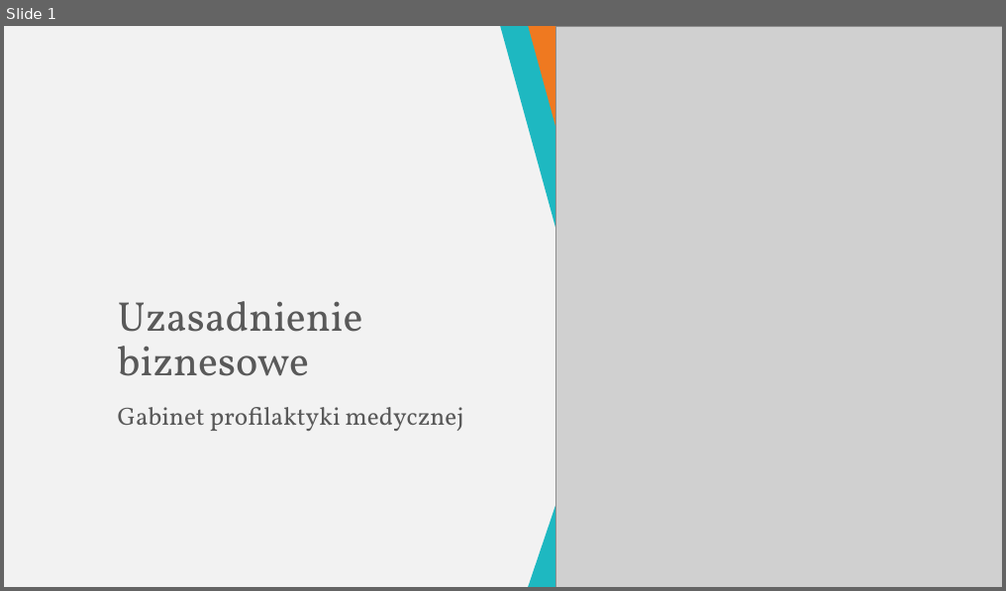
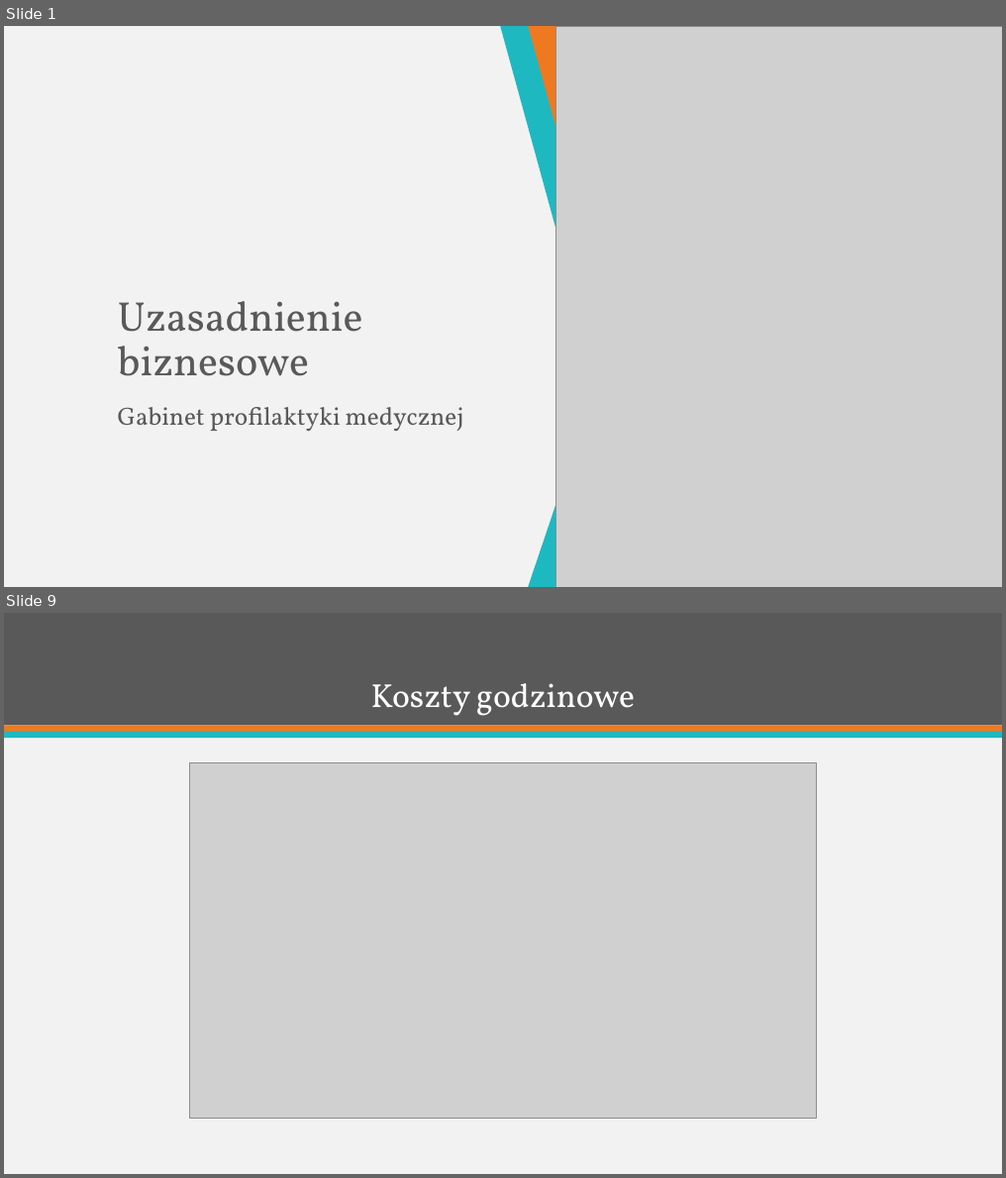
Before and after one commit to jakubpolczynski/Gabinet-Profilaktyki-Medycznej, a slide deck: Dokumentacja/Uzasadnienie biznesowe/Uzasadnienie biznesowe.pptx. Shown one above the other, each under a label of ours: slide 1 before the commit, slides 1 and 9 after it; the slides between them are not shown. The pictures are 1006x591 and 1006x1178 pixels, drawn with LibreOffice and Linux fonts; fonts in the diff are those of the drawing; grey boxes stand for pictures. Boxes give left, top, right and bottom in pixels: in the first picture for what was removed or moved away, otherwise in the second. Text is boxed around its words. In the diff, an @@ line names an element or a change of style, - is before the commit and + after.

```diff
--- a/Dokumentacja/Uzasadnienie biznesowe/Uzasadnienie biznesowe.pptx
+++ b/Dokumentacja/Uzasadnienie biznesowe/Uzasadnienie biznesowe.pptx
@@ slide 9 added at (4,613,1002,1174), background #F2F2F2 @@
@@ rectangle added at (4,613,1002,725), fill #595959 @@
@@ title added at (371,683,635,716), 32 pt, text #FFFFFF @@
+Koszty godzinowe
@@ rectangle added at (4,725,1002,732), fill #EF7920 @@
@@ rectangle added at (4,731,1002,738), fill #1EB8C1 @@
@@ picture added at (190,762,816,1118) @@
```
Also in this commit, not shown: 1 slide changed, 7 other slides added, 10 slides removed.
